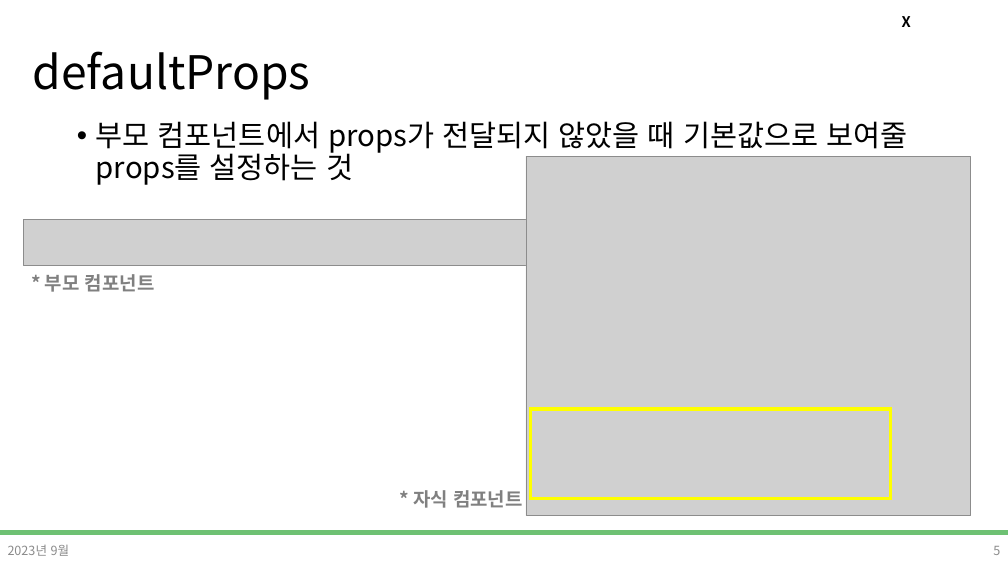
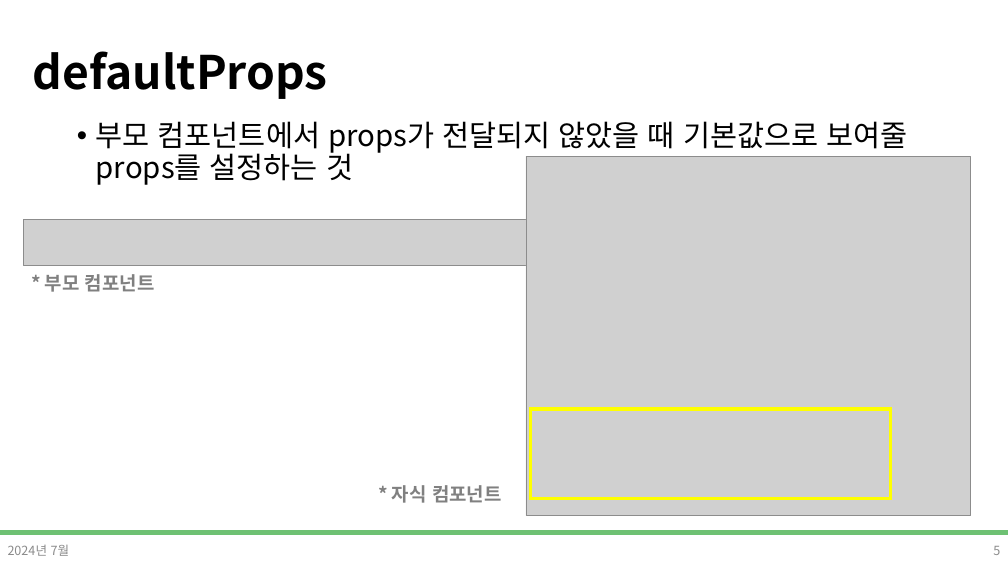
Before and after one commit to DevDamon0527/SeSAC_Yeongdeungpo_Campus_6th, a slide deck: slide 5 of material/[SeSAC_YDP_6] 24_React_Props_State.pptx. Drawn at 1008x567 pixels with LibreOffice and Linux fonts; fonts in the diff are those of the drawing; grey boxes stand for pictures; background and template pictures are left out. Boxes give left, top, right and bottom in pixels: in the first picture for what was removed or moved away, otherwise in the second. Text is boxed around its words. In the diff, an @@ line names an element or a change of style, - is before the commit and + after.

```diff
--- a/material/[SeSAC_YDP_6] 24_React_Props_State.pptx
+++ b/material/[SeSAC_YDP_6] 24_React_Props_State.pptx
@@ title "defaultProps" at [33, 51, 328, 99]: bold on @@
@@ text removed at [902, 16, 911, 27] @@
-X
@@ text "* 자식 컴포넌트": place and size @@
-text "* 자식 컴포넌트" at [413, 490, 523, 508]
+text "* 자식 컴포넌트" at [392, 485, 502, 503]
@@ text at [8, 545, 70, 556]: text changed @@
-2023년 9월
+2024년 7월
```
Also in this commit, not shown: 17 other slides changed, 2 other files.
